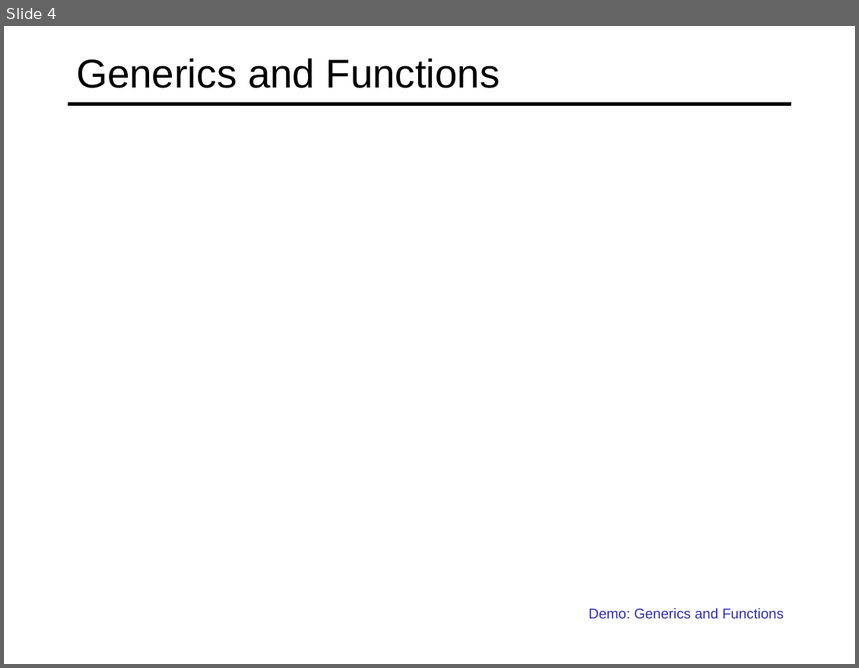
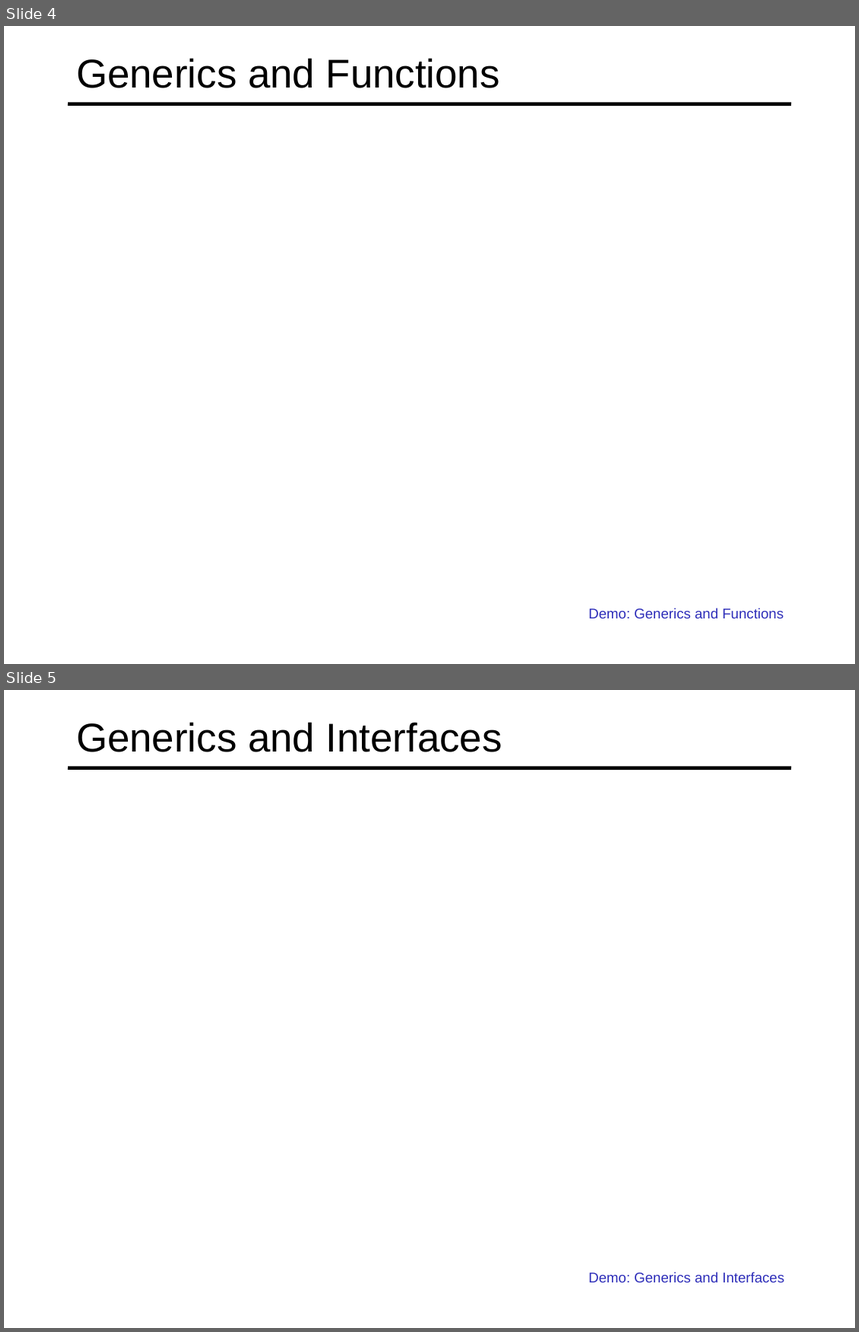
Before and after one commit to specter01wj/Jago_Link_Training, a slide deck: Angular/Angular12/TypeScript Fundamentals/6-Creating-And-Using-Generics/L6_Creating and Using Generics.ppt. Shown one above the other, each under a label of ours: slide 4 before the commit, slides 4 and 5 after it. The pictures are 859x668 and 859x1332 pixels, drawn with LibreOffice and Linux fonts; fonts in the diff are those of the drawing. Boxes give left, top, right and bottom in pixels: in the first picture for what was removed or moved away, otherwise in the second. Text is boxed around its words. In the diff, an @@ line names an element or a change of style, - is before the commit and + after.

```diff
--- a/Angular/Angular12/TypeScript Fundamentals/6-Creating-And-Using-Generics/L6_Creating and Using Generics.ppt
+++ b/Angular/Angular12/TypeScript Fundamentals/6-Creating-And-Using-Generics/L6_Creating and Using Generics.ppt
@@ slide 5 added at [4,690,855,1328], background #FFFFFF; not listed: 1 template element that a slide beside it also shows @@
@@ title added at [76,722,503,752], 34 pt, text #000000 @@
+Generics and Interfaces
@@ text added at [588,1272,785,1283], 12 pt, text #2D2DB9 @@
+  Demo: Generics and Interfaces
```
Also in this commit, not shown: 1 slide changed, 2 other slides added, 6 slides removed.
